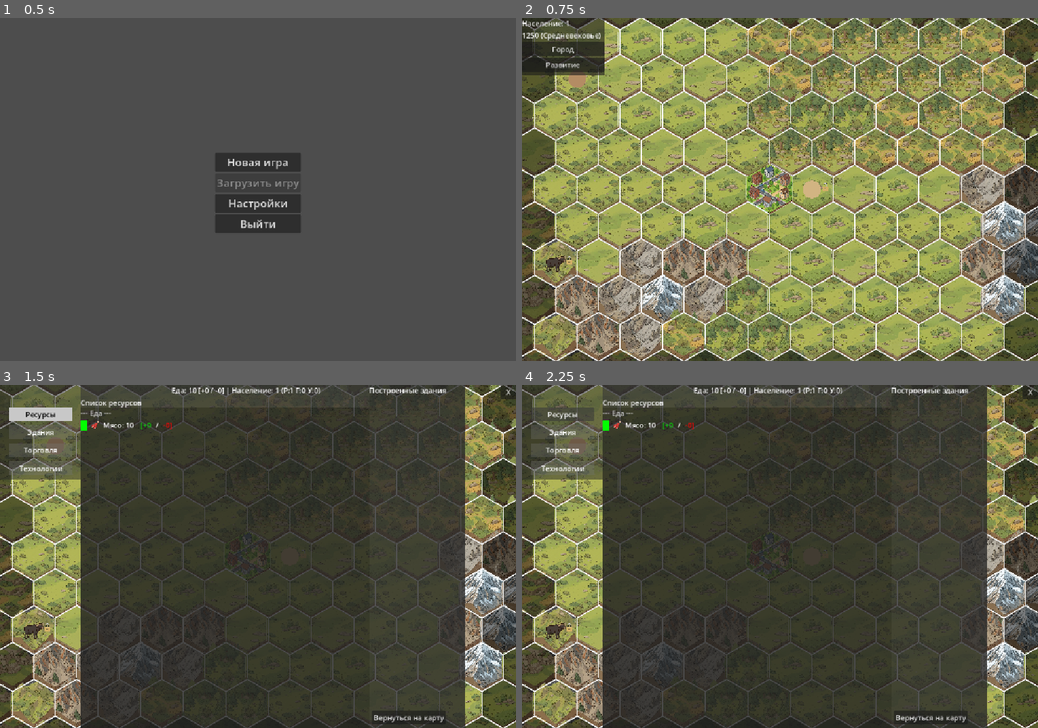
Above: before the commit, frames 1-4 (two rows, left to right).
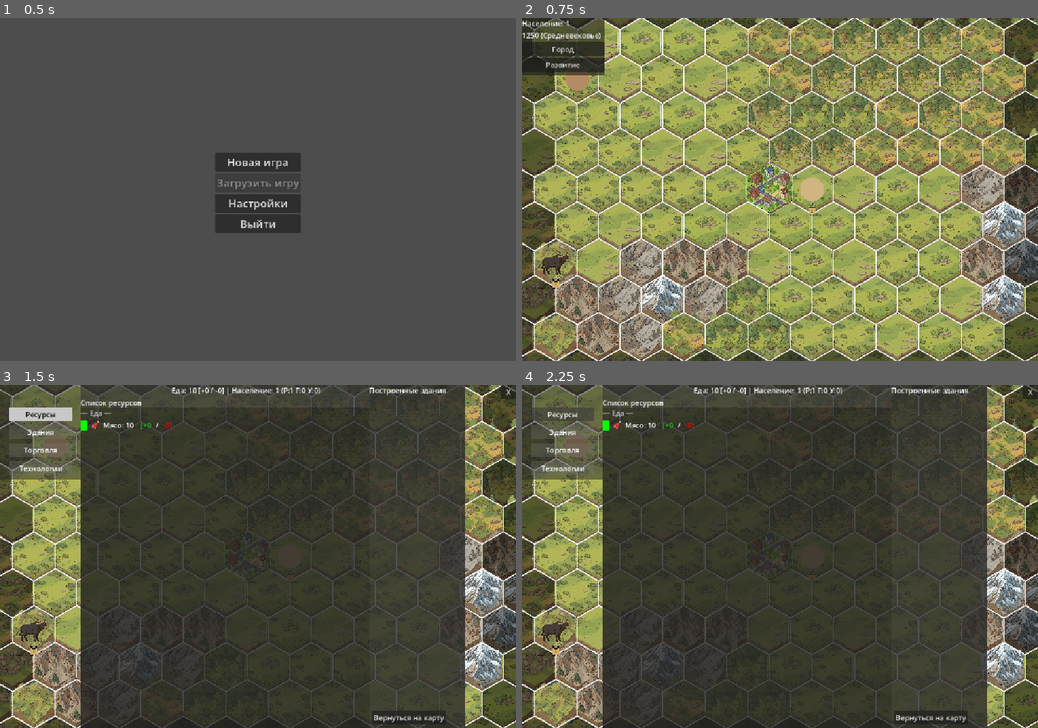
Above: after the commit, the same moments.

Repository: Night-Pryanik/The-City
Game: Godot game, scene res://scenes/main_menu.tscn
Same seed, same stepped clock (60 frames per second), same inputs: the game is played once before the commit and once after it.
Inputs:
- Up to frame 1 (0.5 s): no input
- Up to frame 2 (0.75 s): click "Новая игра" at 0.5 s
- Up to frame 3 (1.5 s): click "Город" at 1.25 s
- Up to frame 4 (2.25 s): click "Ресурсы" at 2 s

Frame 1 is identical in both runs. In frame 2, 0.4% of the frame differs, in the area x 3-60%, y 16-79%; in frame 3, 0.2%; in frame 4, 0.2%.

Commit message:
Размер иконок ресурсов и замка увеличен, теперь их иконки располагаются у верхнего и нижнего угла, соответственно

Diff:
--- a/scripts/map_renderer.gd
+++ b/scripts/map_renderer.gd
@@ -9,9 +9,9 @@
 const CITY_COL = int(REGION_COLS / 2.0)
 const CITY_ICON_SIZE = 130
 const TERRAIN_ICON_SIZE = 130
-const RESOURCE_ICON_SIZE = 60
+const RESOURCE_ICON_SIZE = 80
 const IMPROVEMENT_ICON_SIZE = 32
-const LOCK_ICON_SIZE = 24
+const LOCK_ICON_SIZE = 32
 
 var tile_data = []
 var icon_textures = {}
@@ -166,10 +166,8 @@
 
 func _draw_hex_overlays(row: int, col: int):
     var center = HexUtils.hex_center(row, col, HEX_RADIUS)
-    var offset_x = main_map.offset_x + main_map.scroll_offset.x
-    var offset_y = main_map.offset_y + main_map.scroll_offset.y
-    center.x += offset_x
-    center.y += offset_y
+    center.x += main_map.offset_x + main_map.scroll_offset.x
+    center.y += main_map.offset_y + main_map.scroll_offset.y
 
     var tile = tile_data[row][col]
     var in_influence = tile.get("in_influence", false)
@@ -183,26 +181,16 @@
         var is_locked = _is_resource_locked(tile.resource)
         if res_icon != "" and icon_textures.has(res_icon):
             var tex = icon_textures[res_icon]
-            var icon_rect = Rect2(
-                center.x - RESOURCE_ICON_SIZE / 2.0,
-                center.y - RESOURCE_ICON_SIZE / 2.0,
-                RESOURCE_ICON_SIZE,
-                RESOURCE_ICON_SIZE
-            )
+            var icon_rect = Rect2(center.x - RESOURCE_ICON_SIZE / 2.0, center.y - RESOURCE_ICON_SIZE / 2.0, RESOURCE_ICON_SIZE, RESOURCE_ICON_SIZE)
             draw_texture_rect(tex, icon_rect, false)
         else:
             if res_data.has("color"):
                 var c = res_data["color"]
-                var fallback_color = Color(
-                    c[0] / 255.0, c[1] / 255.0, c[2] / 255.0
-                )
+                var fallback_color = Color(c[0] / 255.0, c[1] / 255.0, c[2] / 255.0)
                 draw_circle(center, RESOURCE_ICON_SIZE / 3.0, fallback_color)
         if is_locked and lock_texture:
-            var lock_pos = Vector2(
-                center.x + RESOURCE_ICON_SIZE / 2.0 - LOCK_ICON_SIZE / 2.0,
-                center.y - RESOURCE_ICON_SIZE / 2.0 + LOCK_ICON_SIZE / 2.0
-            )
-            var lock_rect = Rect2(lock_pos.x, lock_pos.y, LOCK_ICON_SIZE, LOCK_ICON_SIZE)
+            var lock_icon_pos = Vector2(center.x, center.y + HEX_RADIUS * 0.75)
+            var lock_rect = Rect2(lock_icon_pos.x - LOCK_ICON_SIZE / 2.0, lock_icon_pos.y - LOCK_ICON_SIZE / 2.0, LOCK_ICON_SIZE, LOCK_ICON_SIZE)
             draw_texture_rect(lock_texture, lock_rect, false)
 
         if is_locked and CityData.current_research_tech_id != "":
@@ -233,11 +221,10 @@
         var has_worker = main_map.worker_manager.has_worker(row, col)
         var imp_data = GameData.improvements.get(tile.improvement, {})
         var imp_icon = imp_data.get("icon", "")
-        var small_size = min(IMPROVEMENT_ICON_SIZE * 0.7, 24)
-        var icon_pos = Vector2(center.x + HEX_RADIUS / 3.0, center.y - HEX_RADIUS / 2.0)
+        var icon_pos = Vector2(center.x, center.y - HEX_RADIUS * 0.75)
         if imp_icon != "" and icon_textures.has(imp_icon):
             var tex = icon_textures[imp_icon]
-            var icon_rect = Rect2(icon_pos.x, icon_pos.y, small_size, small_size)
+            var icon_rect = Rect2(icon_pos.x - IMPROVEMENT_ICON_SIZE / 2.0, icon_pos.y - IMPROVEMENT_ICON_SIZE / 2.0, IMPROVEMENT_ICON_SIZE, IMPROVEMENT_ICON_SIZE)
             if not has_worker:
                 draw_texture_rect(tex, icon_rect, false, Color(0.5, 0.5, 0.5))
             else:
@@ -249,7 +236,7 @@
                 var fallback_color = Color(c[0] / 255.0, c[1] / 255.0, c[2] / 255.0)
                 if not has_worker:
                     fallback_color = Color(0.5, 0.5, 0.5)
-                draw_circle(icon_pos + Vector2(small_size/2, small_size/2), small_size / 2.5, fallback_color)
+                draw_circle(icon_pos, IMPROVEMENT_ICON_SIZE / 2.5, fallback_color)
 
 func _is_resource_locked(resource_id: String) -> bool:
     if resource_id == null or resource_id == "":
